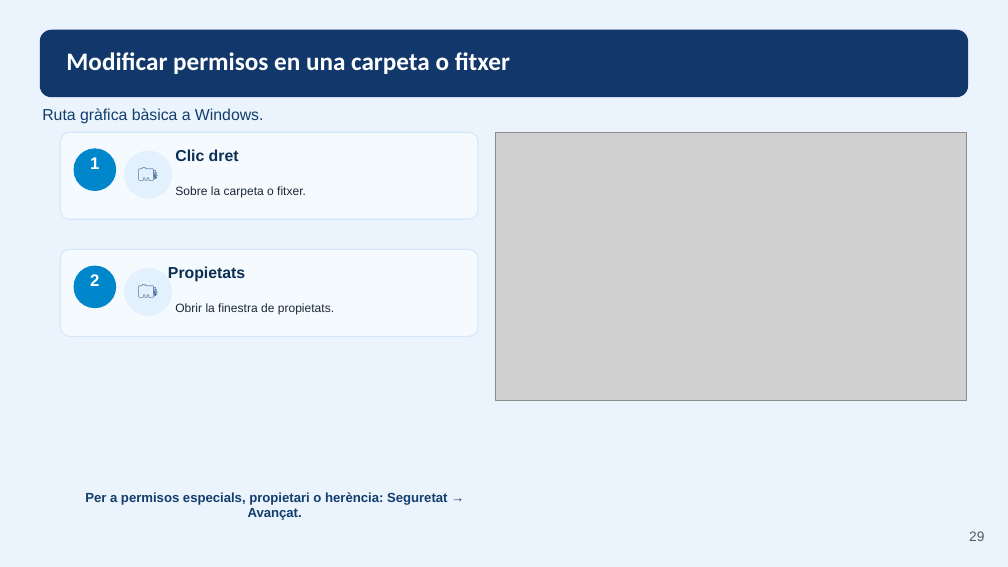
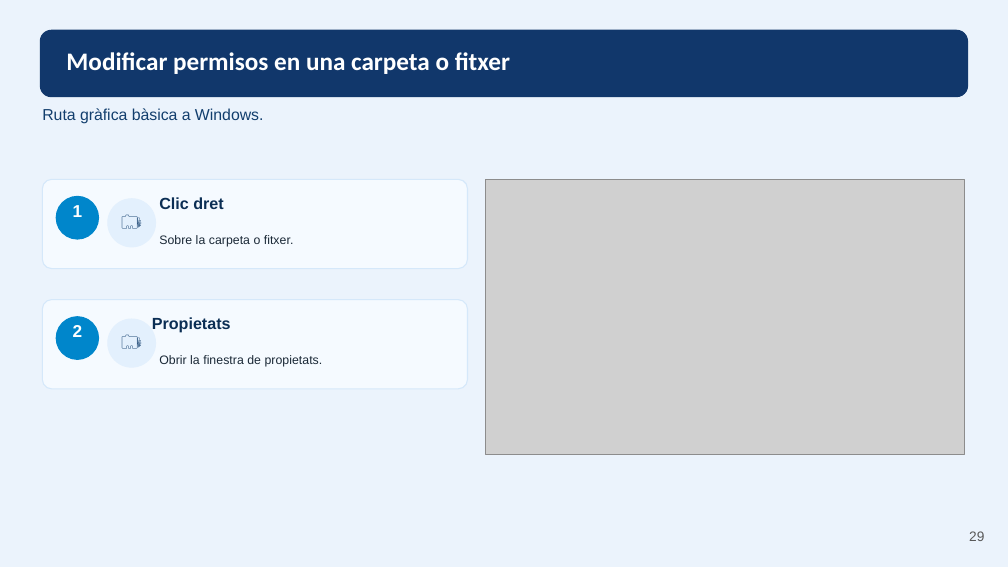
Before and after one commit to ejgutierrez74/smx-seguretat-informatica, a slide deck: slide 29 of materials-ra1/part-v.pptx. Drawn at 1008x567 pixels with LibreOffice and Linux fonts; fonts in the diff are those of the drawing; grey boxes stand for pictures. Boxes give left, top, right and bottom in pixels: in the first picture for what was removed or moved away, otherwise in the second. Text is boxed around its words. In the diff, an @@ line names an element or a change of style, - is before the commit and + after.

```diff
--- a/materials-ra1/part-v.pptx
+++ b/materials-ra1/part-v.pptx
@@ rounded rectangle: place and size @@
-rounded rectangle at box(60, 132, 478, 219)
+rounded rectangle at box(42, 179, 468, 269)
@@ rounded rectangle at box(42, 179, 468, 269): outline #D5E8FA 0.75 pt to #D5E8FA 0.77 pt @@
@@ picture: place and size @@
-picture at box(496, 132, 967, 400)
+picture at box(486, 179, 965, 455)
@@ text "1" at box(73, 205, 83, 217): size 12 to 12.3 pt @@
@@ ellipse at box(56, 197, 99, 239): outline #0086CB 0.75 pt to #0086CB 0.77 pt @@
@@ ellipse at box(108, 199, 155, 247): outline #E3F0FD 0.75 pt to #E3F0FD 0.77 pt @@
@@ text "🗂️" at box(112, 205, 150, 234): size 13.5 to 13.9 pt @@
@@ text "Clic dret": place and size @@
-text "Clic dret" at box(175, 149, 239, 161)
+text "Clic dret" at box(159, 197, 223, 209)
@@ text "Clic dret" at box(159, 197, 223, 209): size 11.2 to 11.6 pt @@
@@ text "Sobre la carpeta o fitxer.": place and size @@
-text "Sobre la carpeta o fitxer." at box(175, 186, 306, 198)
+text "Sobre la carpeta o fitxer." at box(159, 235, 294, 247)
@@ text "Sobre la carpeta o fitxer." at box(159, 235, 294, 247): size 8.6 to 8.9 pt @@
@@ rounded rectangle at box(42, 299, 468, 389): outline #D5E8FA 0.75 pt to #D5E8FA 0.77 pt @@
@@ rounded rectangle: place and size @@
-rounded rectangle at box(60, 249, 478, 336)
+rounded rectangle at box(42, 299, 468, 389)
@@ 2 texts, 2 ellipses: place and size @@
-2 texts, 2 ellipses at box(75, 149, 116, 307)
+2 texts, 2 ellipses at box(56, 197, 99, 359)
@@ text "2" at box(73, 325, 83, 337): size 12 to 12.3 pt @@
@@ ellipse at box(56, 317, 99, 359): outline #0086CB 0.75 pt to #0086CB 0.77 pt @@
@@ 2 texts, 2 ellipses: place and size @@
-2 texts, 2 ellipses at box(125, 151, 171, 314)
+2 texts, 2 ellipses at box(108, 199, 155, 368)
@@ ellipse at box(108, 320, 155, 368): outline #E3F0FD 0.75 pt to #E3F0FD 0.77 pt @@
@@ text "🗂️" at box(112, 326, 150, 355): size 13.5 to 13.9 pt @@
@@ text "Propietats" at box(152, 317, 231, 333): size 11.2 to 11.6 pt @@
@@ text "Propietats": place and size @@
-text "Propietats" at box(168, 266, 245, 282)
+text "Propietats" at box(152, 317, 231, 333)
@@ text "Obrir la finestra de propietats." at box(159, 355, 323, 367): size 8.6 to 8.9 pt @@
@@ text "Obrir la finestra de propietats.": place and size @@
-text "Obrir la finestra de propietats." at box(175, 303, 334, 315)
+text "Obrir la finestra de propietats." at box(159, 355, 323, 367)
@@ text removed at box(85, 492, 448, 520) @@
-Per a permisos especials, propietari o herència: Seguretat → Avançat.
```
Also in this commit, not shown: 10 other slides changed, 16 other files.
